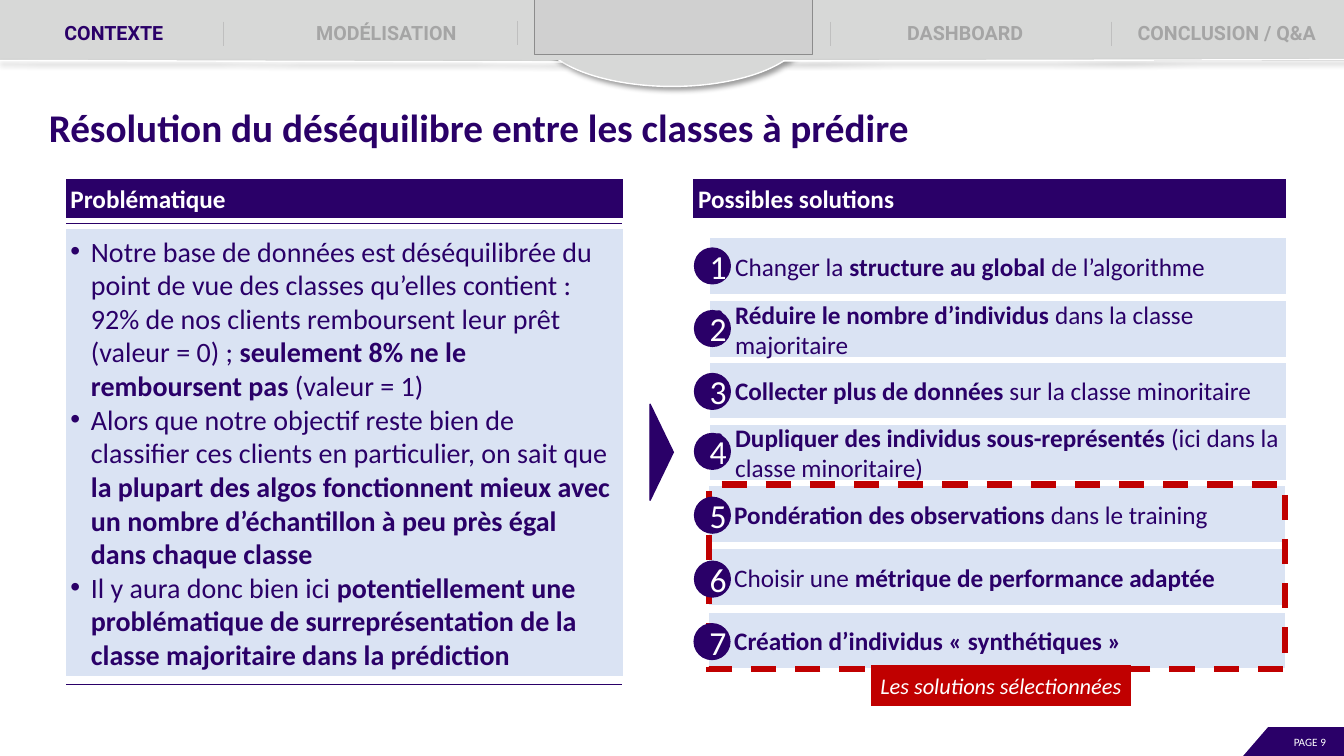
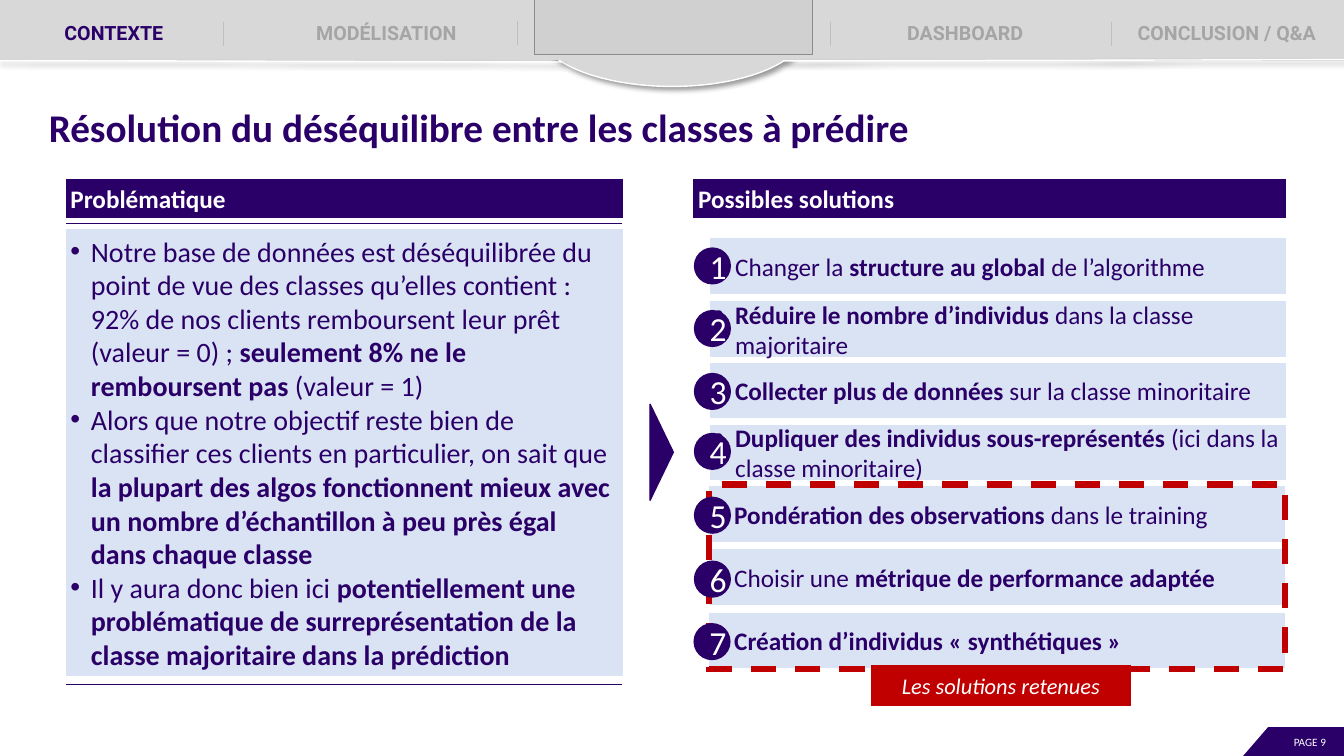
Before and after one commit to EtudiantOC2/implement_scoring_model_v2, a slide deck: slide 9 of evaluation/P7_Presentation.pptx. Drawn at 1344x756 pixels with LibreOffice and Linux fonts; fonts in the diff are those of the drawing; grey boxes stand for pictures. Boxes give left, top, right and bottom in pixels: in the first picture for what was removed or moved away, otherwise in the second. Text is boxed around its words. In the diff, an @@ line names an element or a change of style, - is before the commit and + after.

```diff
--- a/evaluation/P7_Presentation.pptx
+++ b/evaluation/P7_Presentation.pptx
@@ text in rectangle at <box>902,678,1099,694</box>: text changed @@
-Les solutions sélectionnées
+Les solutions retenues
```
Also in this commit, not shown: 3 other slides changed, 6 slides added, 2 slides removed, 1 other file.
